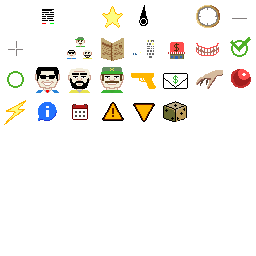
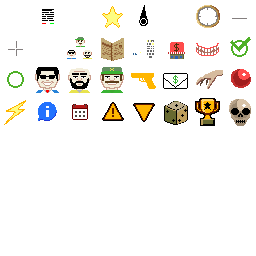
Revision of a layered 256×256 image; what changed, layer by layer:
painted on "art" over (x1=163, y1=98, x2=251, y2=126)
